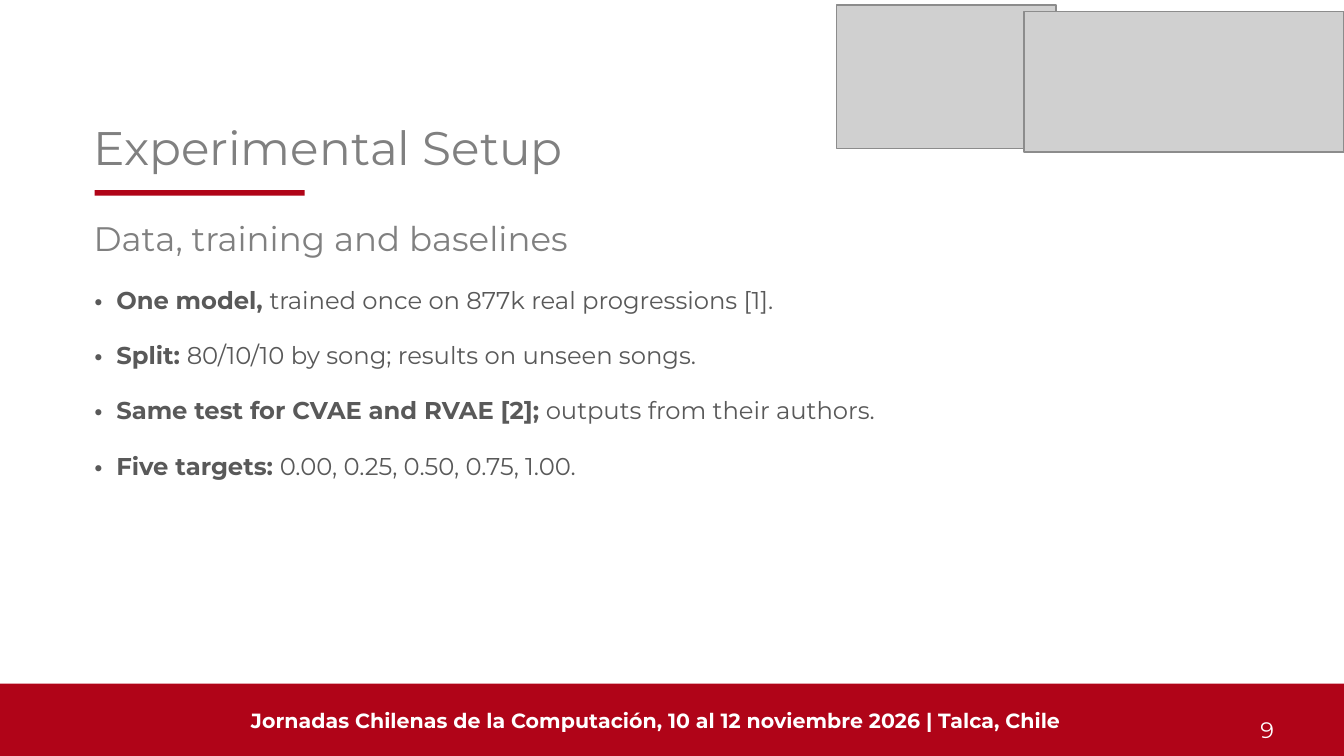
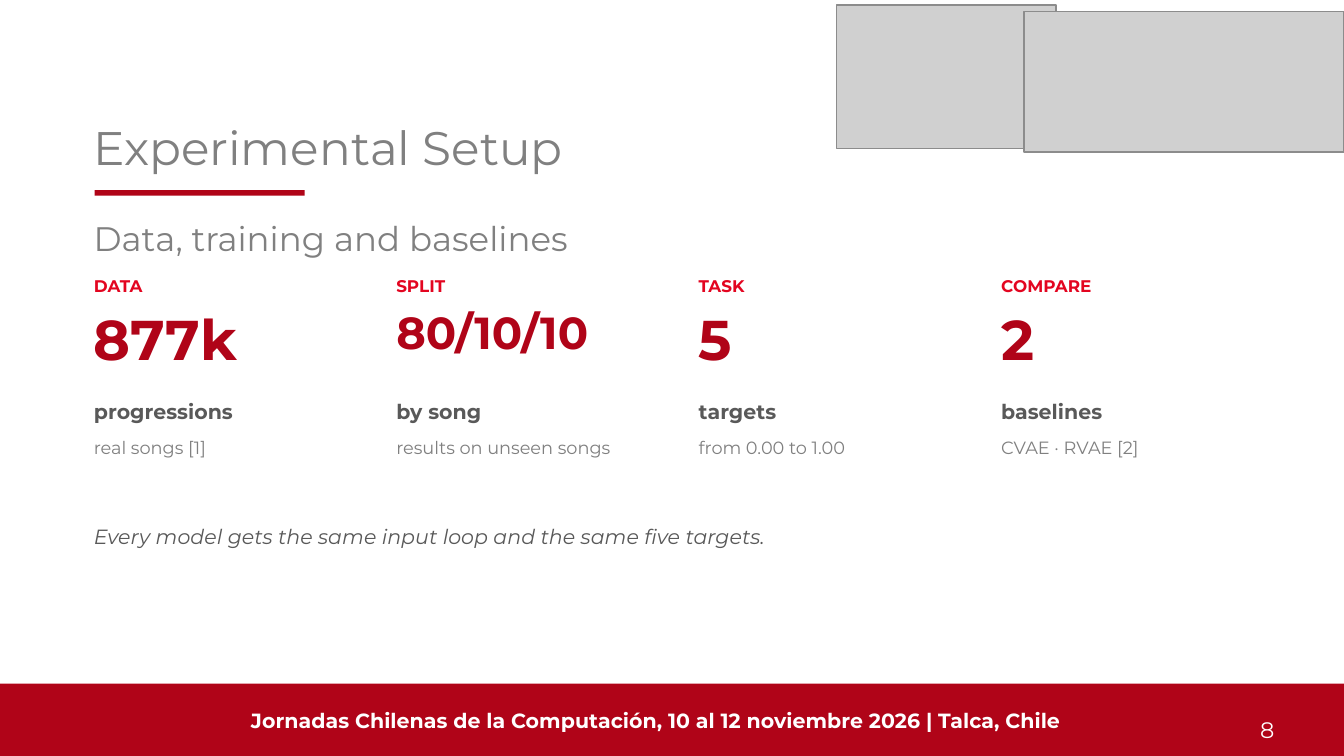
Before and after one commit to Pepebeats-flp/SCL_2.0, a slide deck: slide 8 of JCC2026/PEARL_JCC2026.pptx (slide 9 before the commit). Drawn at 1344x756 pixels with LibreOffice and Linux fonts; fonts in the diff are those of the drawing; grey boxes stand for pictures. Boxes give left, top, right and bottom in pixels: in the first picture for what was removed or moved away, otherwise in the second. Text is boxed around its words. In the diff, an @@ line names an element or a change of style, - is before the commit and + after.

```diff
--- a/JCC2026/PEARL_JCC2026.pptx
+++ b/JCC2026/PEARL_JCC2026.pptx
@@ text added at box(94, 280, 143, 292), 9 pt, text #E30520, bold @@
+DATA
@@ text removed at box(116, 291, 875, 480) @@
-• One model, trained once on 877k real progressions [1].
-• Split: 80/10/10 by song; results on unseen songs.
-• Same test for CVAE and RVAE [2]; outputs from their authors.
-• Five targets: 0.00, 0.25, 0.50, 0.75, 1.00.
@@ text added at box(396, 280, 445, 293), 9 pt, text #E30520, bold @@
+SPLIT
@@ text added at box(699, 280, 745, 293), 9 pt, text #E30520, bold @@
+TASK
@@ text added at box(1001, 280, 1091, 293), 9 pt, text #E30520, bold @@
+COMPARE
@@ text added at box(94, 318, 237, 361), 30 pt, text #B00418, bold @@
+877k
@@ text added at box(396, 311, 588, 354), 24 pt, text #B00418, bold @@
+80/10/10
@@ text added at box(699, 320, 732, 361), 30 pt, text #B00418, bold @@
+5
@@ text added at box(1001, 320, 1034, 360), 30 pt, text #B00418, bold @@
+2
@@ text added at box(94, 403, 233, 423), 11 pt, text #595959, bold @@
+progressions
@@ text added at box(396, 404, 481, 423), 11 pt, text #595959, bold @@
+by song
@@ text added at box(699, 405, 777, 423), 11 pt, text #595959, bold @@
+targets
@@ text added at box(1001, 403, 1102, 419), 11 pt, text #595959, bold @@
+baselines
@@ text added at box(94, 441, 206, 458), 9.5 pt, text #808080 @@
+real songs [1]
@@ text added at box(396, 441, 611, 458), 9.5 pt, text #808080 @@
+results on unseen songs
@@ text added at box(699, 441, 845, 454), 9.5 pt, text #808080 @@
+from 0.00 to 1.00
@@ text added at box(1001, 441, 1138, 458), 9.5 pt, text #808080 @@
+CVAE · RVAE [2]
@@ text added at box(94, 528, 765, 548), 11 pt, text #595959, italic @@
+Every model gets the same input loop and the same five targets.
@@ text at box(1260, 722, 1274, 738): text changed @@
-9
+8
```
Also in this commit, not shown: 12 other slides changed, 2 slides added, 3 slides removed, 18 other files.
